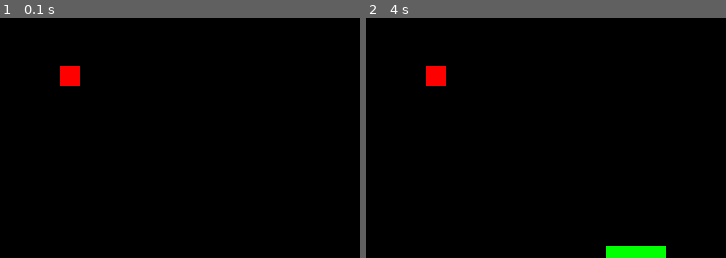
Above: before the commit, frames 1-2 (left to right).
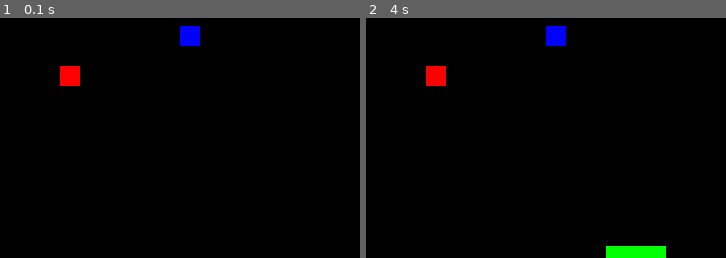
Above: after the commit, the same moments.

Repository: sobadrush/Pygame_Snake
Game: pygame game, started from snake.py
Two runs of this game, one before a commit and one after it. Both use one fixed random seed, a clock stepped at 60 frames per second and the inputs below.
Inputs:
- Up to frame 1 (0.1 s): no input
- Up to frame 2 (4 s): tap W at 0.33 s; hold Right 0.67-1.13 s; hold Up 1.17-1.47 s; hold Right 1.5-1.97 s; hold Left 2-2.53 s; hold Down 2.57-2.87 s; hold Left 2.9-3.3 s; hold Up 3.33-3.7 s; hold Right from 3.73 s (still down)
The pictures show only the part of the screen within x 50-100%, y 19-69%; the shares and areas given below are measured in that part.

The runs differ from the first frame. In frame 1, 0.5% of the frame differs, in the area x 50-56%, y 3-12%; in frame 2, 0.5%.

Commit message:
[feat] (毒藥生成): 新增毒藥生成邏輯與碰撞處理
1. 新增 generate_poison 函式以生成毒藥
2. 在主遊戲循環中處理吃到毒藥的情況
3. 繪製毒藥於遊戲畫面

Diff:
--- a/snake.py
+++ b/snake.py
@@ -20,6 +20,7 @@
 WHITE = pygame.Color(255, 255, 255)
 RED = pygame.Color(255, 0, 0)
 GREEN = pygame.Color(0, 255, 0)
+BLUE = pygame.Color(0, 0, 255)
 
 # FPS 控制器
 clock = pygame.time.Clock()
@@ -73,10 +74,20 @@
             if pos not in snake_body:
                 return pos
 
+    # 新增 generate_poison 函式
+    def generate_poison(snake_body, food_pos):
+        while True:
+            pos = [random.randrange(0, screen_width // BLOCK_SIZE) * BLOCK_SIZE,
+                   random.randrange(0, screen_height // BLOCK_SIZE) * BLOCK_SIZE]
+            if (pos not in snake_body) and (pos != food_pos): # 確保不會產生在蛇身上，也不會跟食物重疊
+                return pos
+
+
     score = 0
     snake_pos = [100, 60]
     snake_body = [[100, 60], [80, 60], [60, 60]]
     food_pos = generate_food(snake_body)
+    poison_pos = generate_poison(snake_body, food_pos) # 毒藥
     direction = 'RIGHT'
     change_to = direction
 
@@ -103,16 +114,24 @@
         if direction == 'RIGHT': snake_pos[0] += BLOCK_SIZE
 
         snake_body.insert(0, list(snake_pos))
-        if snake_pos[0] == food_pos[0] and snake_pos[1] == food_pos[1]:
+        if snake_pos[0] == food_pos[0] and snake_pos[1] == food_pos[1]: # 吃到食物
             score += 10
             food_pos = generate_food(snake_body)
+        elif snake_pos[0] == poison_pos[0] and snake_pos[1] == poison_pos[1]: # 吃到毒藥
+            game_over_message(score)
+            break
         else:
             snake_body.pop()
 
         screen.fill(BLACK)
         for pos in snake_body:
             pygame.draw.rect(screen, GREEN, pygame.Rect(pos[0], pos[1], BLOCK_SIZE, BLOCK_SIZE))
+
+        # 繪製食物
         pygame.draw.rect(screen, RED, pygame.Rect(food_pos[0], food_pos[1], BLOCK_SIZE, BLOCK_SIZE))
+
+        # 繪製毒藥
+        pygame.draw.rect(screen, BLUE, pygame.Rect(poison_pos[0], poison_pos[1], BLOCK_SIZE, BLOCK_SIZE))
 
         # 若接觸邊界則從另一側出現
         if snake_pos[0] >= screen_width:
